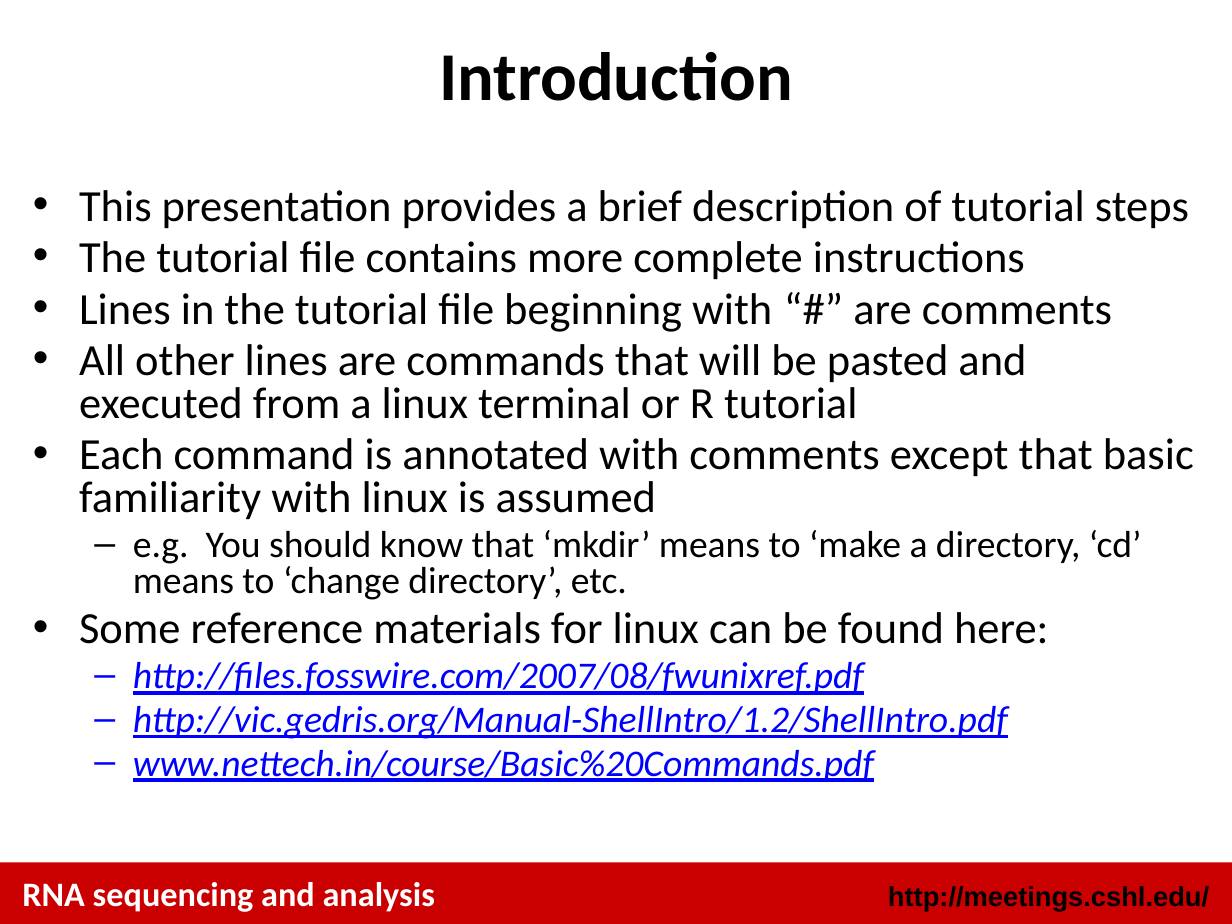
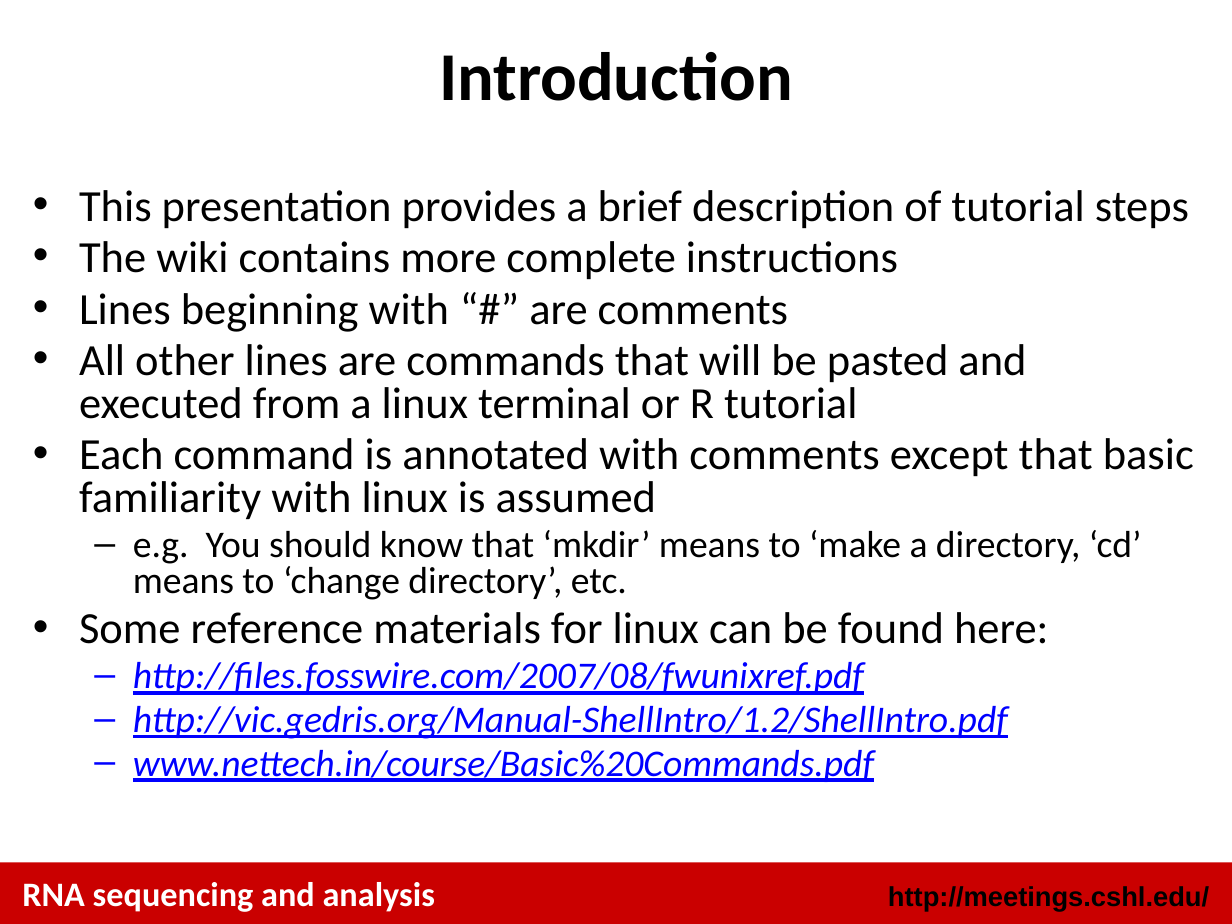
Before and after one commit to griffithlab/rnaseq_tutorial, a slide deck: slide 5 of lectures/cshl/2014/RNASeq_Module2_Tutorial.pptx. Drawn at 1232x924 pixels with LibreOffice and Linux fonts; fonts in the diff are those of the drawing. Boxes give left, top, right and bottom in pixels: in the first picture for what was removed or moved away, otherwise in the second. Text is boxed around its words. In the diff, an @@ line names an element or a change of style, - is before the commit and + after.

```diff
--- a/lectures/cshl/2014/RNASeq_Module2_Tutorial.pptx
+++ b/lectures/cshl/2014/RNASeq_Module2_Tutorial.pptx
@@ text at <box>79,241,898,332</box>: text changed @@
-• The tutorial file contains more complete instructions
-• Lines in the tutorial file beginning with “#” are comments
+• The wiki contains more complete instructions
+• Lines beginning with “#” are comments
```
Also in this commit, not shown: 5 other files.
